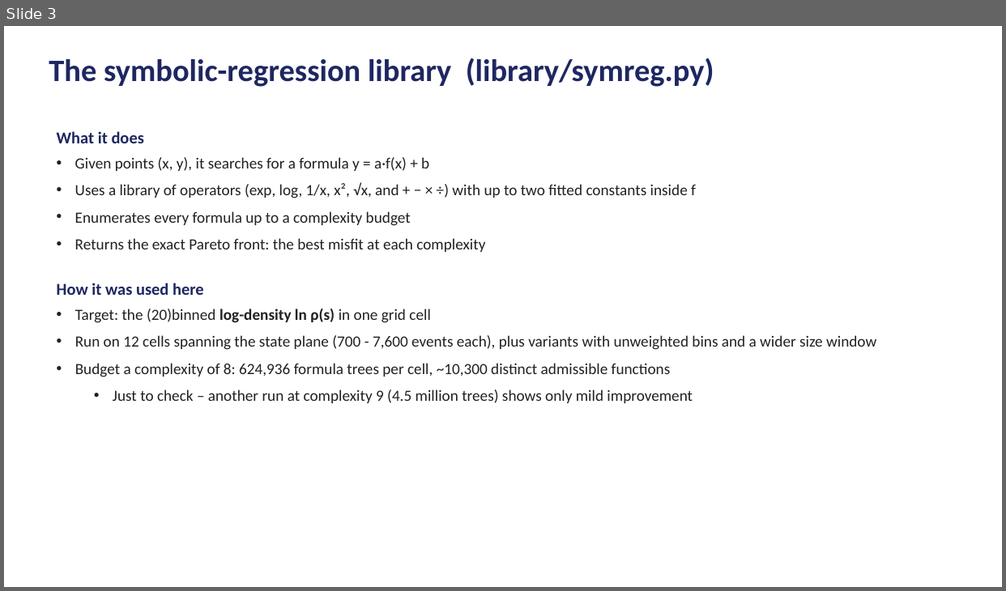
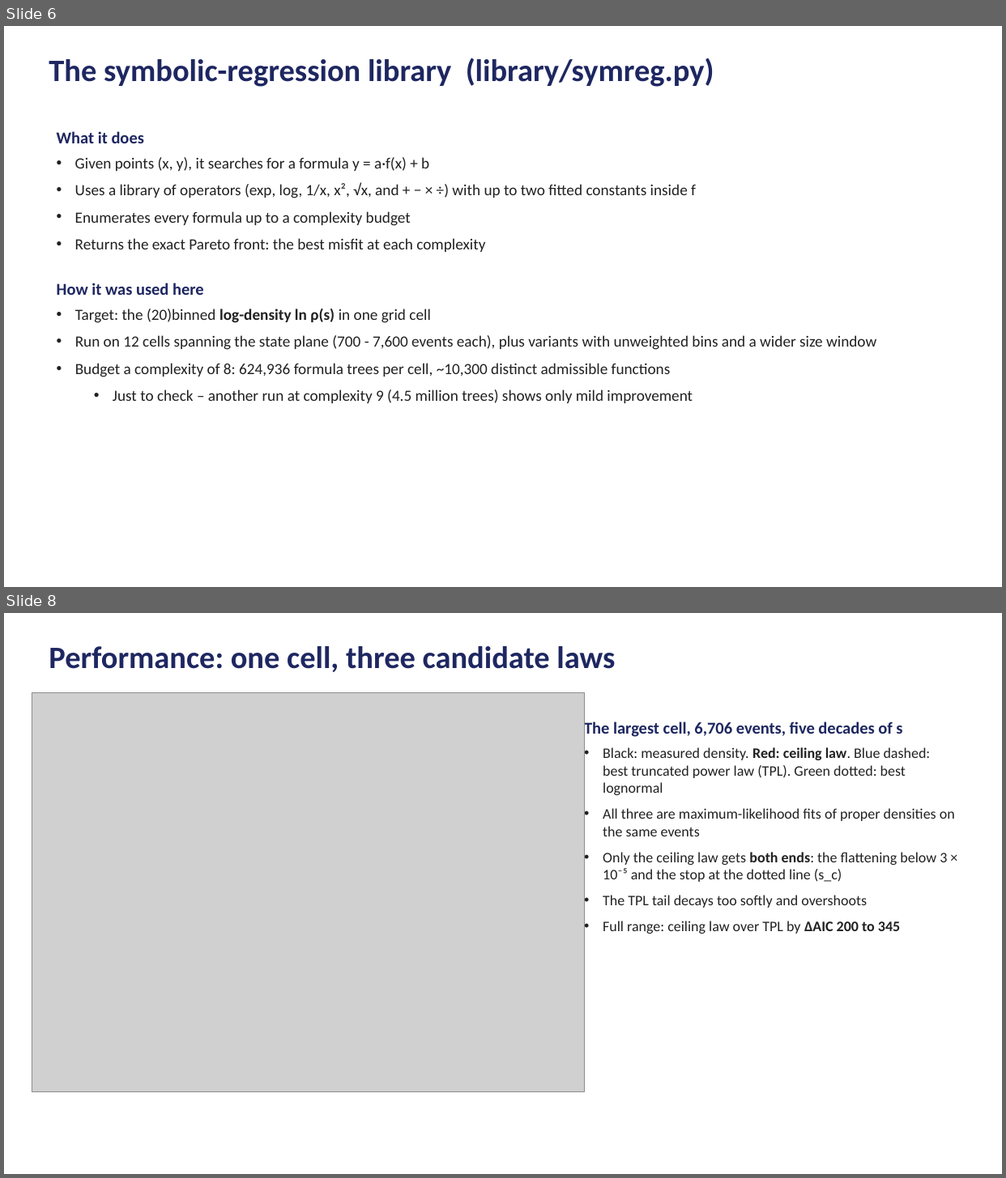
Before and after one commit to Samc73/SEEM, a slide deck: pipeline/deck_base.pptx. Shown one above the other, each under a label of ours: slide 3 before the commit, slides 6 and 8 after it; the slides between them are not shown. The pictures are 1006x591 and 1006x1178 pixels, drawn with LibreOffice and Linux fonts; fonts in the diff are those of the drawing; grey boxes stand for pictures. Boxes give left, top, right and bottom in pixels: in the first picture for what was removed or moved away, otherwise in the second. Text is boxed around its words. In the diff, an @@ line names an element or a change of style, - is before the commit and + after.

```diff
--- a/pipeline/deck_base.pptx
+++ b/pipeline/deck_base.pptx
@@ slide 8 added at (4, 613, 1002, 1174), background #FFFFFF @@
@@ text added at (49, 646, 615, 672), 30 pt, text #1E2761, bold @@
+Performance: one cell, three candidate laws
@@ picture added at (32, 693, 584, 1093) @@
@@ text added at (584, 720, 955, 934), 14 pt, text #212121 @@
+The largest cell, 6,706 events, five decades of s
+• Black: measured density. Red: ceiling law. Blue dashed: best truncated power law (TPL). Green dotted: best lognormal
+• All three are maximum-likelihood fits of proper densities on the same events
+• Only the ceiling law gets both ends: the flattening below 3 × 10⁻⁵ and the stop at the dotted line (s_c)
+• The TPL tail decays too softly and overshoots
+• Full range: ceiling law over TPL by ΔAIC 200 to 345
@@ what was slide 3 is now slide 6 @@
```
Also in this commit, not shown: 1 slide changed, 4 other slides added, 8 other files.
